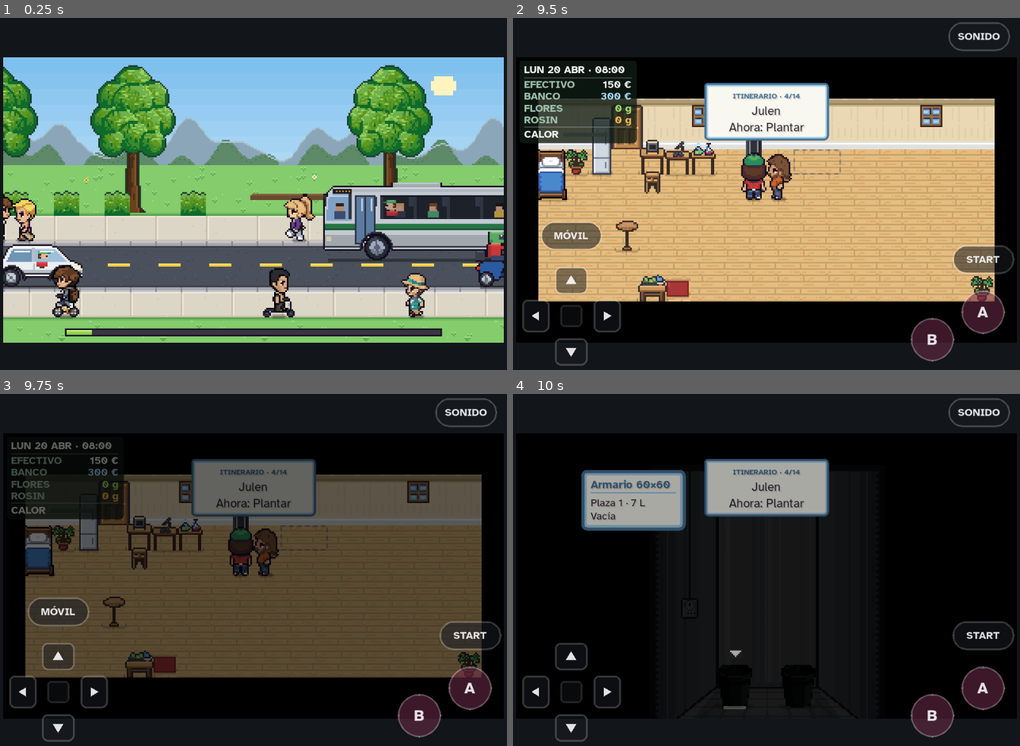
Above: before the commit, frames 1-4 (two rows, left to right).
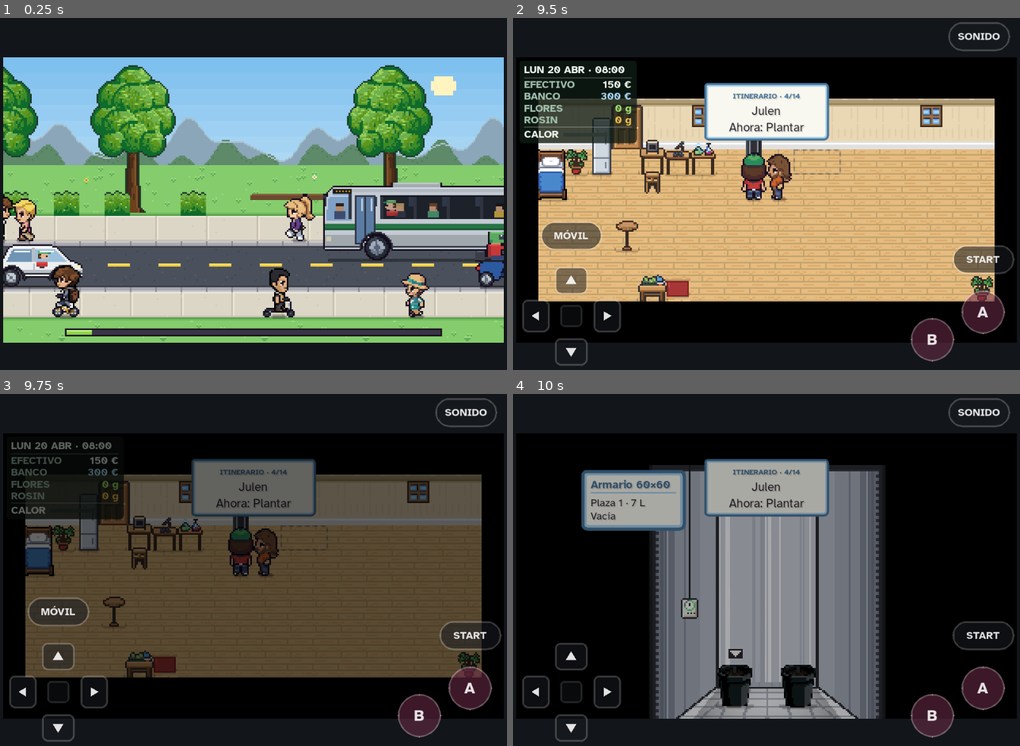
Above: after the commit, the same moments.

Repository: u0921985828-arch/Strainmon
Game: Godot game, scene res://juego.tscn
Same seed, same stepped clock (60 frames per second), same inputs: the game is played once before the commit and once after it.
Inputs (mouse positions are in pixels of both pictures, inside the frame that each line leads up to):
- Up to frame 1 (0.25 s): no input
- Up to frame 2 (9.5 s): tap Enter at 0.5 s; move the mouse to (878, 179) at 0.52 s; hold Right 0.53-1.25 s; tap Z at 0.6 s; click (878, 179) at 0.67 s; tap Space at 0.77, 3.77, 5.75, 6.77 s; drag from (665, 218) to (741, 274) at 1.27 s; move the mouse to (817, 116) at 2.02 s; hold Right 2.03-2.75 s; tap Keypad Enter at 2.1 s; drag from (741, 274) to (614, 141) at 2.77 s; move the mouse to (918, 257) at 3.52 s; hold Left 3.53-4.25 s; tap X at 3.6 s; drag from (614, 141) to (690, 106) at 4.27 s; move the mouse to (791, 201) at 5.02 s; hold Down 5.03-5.75 s; tap K at 5.1 s; click (791, 201) at 5.17 s; drag from (690, 106) to (665, 218) at 5.77 s; move the mouse to (878, 179) at 6.52 s; hold Up 6.53-7.25 s; tap M at 6.6 s; drag from (665, 218) to (741, 274) at 7.27 s; move the mouse to (817, 116) at 8.02 s; hold Down 8.03-8.75 s; tap P at 8.1 s; drag from (741, 274) to (614, 141) at 8.77 s
- Up to frame 3 (9.75 s): move the mouse to (405, 633) at 9.52 s; hold Up from 9.53 s (still down); tap Enter at 9.6 s; click (405, 633) at 9.67 s
- Up to frame 4 (10 s): keep holding Up; tap Space at 9.77 s

Frames 1-3 are identical in both runs. In frame 4, 27% of the frame differs, in the area x 27-73%, y 20-93%.

Commit message:
El foco por el temporizador: de noche, la carpa a oscuras
- Se quita la carpa a oscuras con el foco encendido (no gustó)
- Cultivo.foco_on/horas_luz: 18/6 de 6:00 a 24:00, 12/12 de 6:00 a 18:00, auto por la fase
- Vista C fuera de hora: sin haz, oscura (NOCHE_C), campana y piloto apagados; piso sin mancha
- tests/luz_carpa.gd (25) rehecha

Co-Authored-By: Claude Opus 5.5 <noreply@anthropic.com>
Claude-Session: https://claude.ai/code/session_01WWCwQsjgK3rvw6gQoSEGYZ

Diff:
--- a/ribera-verde/godot/src/arte.gd
+++ b/ribera-verde/godot/src/arte.gd
@@ -376,50 +376,6 @@
 	cache[k] = o
 	return o
 
-# lo que reflejan las paredes plateadas (con CAL): la distancia (en casillas de 8 vecinos) de cada píxel al haz de la luz L, en
-# escalones como el pixel art: en el haz, 1; a 3 px, .78; a 7, .62; a 12, .52; más lejos, amb (el shader de la vista C la usa)
-const REFLEJO := [[0, 1.0], [3, .78], [7, .62], [12, .52]]
-static func reflejo(L: Image, amb: float) -> Image:
-	var k := "refl|%d|%s" % [L.get_instance_id(), amb]
-	if cache.has(k):
-		return cache[k]
-	var W := L.get_width()
-	var H := L.get_height()
-	var d := PackedInt32Array()
-	d.resize(W * H)
-	for y in H:
-		for x in W:
-			d[y * W + x] = 0 if L.get_pixel(x, y).a8 else 9999
-	for y in H:   # dos pasadas de chaflán (Chebyshev)
-		for x in W:
-			var i := y * W + x
-			if x > 0: d[i] = mini(d[i], d[i - 1] + 1)
-			if y > 0:
-				d[i] = mini(d[i], d[i - W] + 1)
-				if x > 0: d[i] = mini(d[i], d[i - W - 1] + 1)
-				if x < W - 1: d[i] = mini(d[i], d[i - W + 1] + 1)
-	for y in range(H - 1, -1, -1):
-		for x in range(W - 1, -1, -1):
-			var i := y * W + x
-			if x < W - 1: d[i] = mini(d[i], d[i + 1] + 1)
-			if y < H - 1:
-				d[i] = mini(d[i], d[i + W] + 1)
-				if x < W - 1: d[i] = mini(d[i], d[i + W + 1] + 1)
-				if x > 0: d[i] = mini(d[i], d[i + W - 1] + 1)
-	var o := Image.create(W, H, false, Image.FORMAT_L8)
-	for y in H:
-		for x in W:
-			var v := amb
-			for e in REFLEJO:
-				if d[y * W + x] <= int(e[0]):
-					v = maxf(amb, float(e[1]))
-					break
-			o.set_pixel(x, y, Color(v, v, v))
-	if cache.size() > 1024:   # R7: tope
-		cache.clear()
-	cache[k] = o
-	return o
-
 # de dónde cuelga la campana (vcCuelga): la primera y la última columna con algo de su fila de arriba (las cuerdas de los LED) y esa fila
 const VC_CUERDA := Color8(28, 29, 34)
 const VC_POLEA := [Color8(58, 60, 68), Color8(122, 133, 132)]   # cuerpo y brillo de la rueda
--- a/ribera-verde/godot/src/cultivo.gd
+++ b/ribera-verde/godot/src/cultivo.gd
@@ -462,6 +462,27 @@
 			return true
 	return false
 
+# el foco encendido (con CAL, por el temporizador): con plantas vivas y dentro de sus horas de luz, desde las 6:00: 18/6 hasta las
+# 24:00 y 12/12 hasta las 18:00; en automático, 18/6 mientras ninguna florece y 12/12 en cuanto una pasa a floración. Sin CAL, como
+# el HTML: encendido siempre que haya plantas vivas
+const LUZ_DESDE := 6 * 60
+static func foco_on(S: Dictionary, ci: int) -> bool:
+	if not plantas_vivas(S, ci):
+		return false
+	if not Datos.CAL:
+		return true
+	return posmod(int(S.min) - LUZ_DESDE, 24 * 60) < horas_luz(S, ci) * 60
+
+static func horas_luz(S: Dictionary, ci: int) -> int:
+	var k := ciclo_de(S.carpas[ci])
+	if k == "auto":
+		var H := huecos(S)
+		for i in H.size():
+			if H[i].c == ci and i < S.pots.size() and S.pots[i] != null and not S.pots[i].get("dead") and plant_stage(S.pots[i]) >= 3:
+				return 12
+		return 18
+	return 12 if k == "flor" else 18
+
 # € de luz al día de la carpa ci con plantas (foco H_LUZ horas; extras, día y noche)
 static func luz_carpa(S: Dictionary, ci: int) -> int:
 	var D := Datos.carga()
--- a/ribera-verde/godot/src/pinta.gd
+++ b/ribera-verde/godot/src/pinta.gd
@@ -443,7 +443,7 @@
 		return
 	var m: Dictionary = J.MAPS[J.S.map]
 	for t in m.get("carpas", []):
-		if not J.plantas_vivas(t.ci):
+		if not Cultivo.foco_on(J.S, t.ci):
 			continue
 		var xc: int = (t.x0 + t.x1 + 1) * 8 - cam.x
 		var yb: int = t.y * 16 + 15 - cam.y
@@ -1039,7 +1039,7 @@
 	else:
 		var c := Procedural.carpa_mapa(t.t)
 		_img(c, xc - (c.get_width() >> 1), yb - c.get_height() + 1)
-	if J.plantas_vivas(t.ci):
+	if Cultivo.foco_on(J.S, t.ci):
 		var tipo: String = J.D.FOCOS[J.S.carpas[t.ci].foco].tipo
 		_rect(xc - 3, yb + 1, 6, 1, css(J.D.FOCO_LUZ[tipo] + ".6)"))
 
@@ -1694,7 +1694,7 @@
 		_img(cv, g.x0 - 1, g.yf + 2 - cv.get_height())
 	if c.get("goteo") and g.has("plata"):
 		_goteo()
-	for e in Vista.temporizador(g.tx, g.ty, Cultivo.ciclo_de(c), J.plantas_vivas(J.VC.ci)):
+	for e in Vista.temporizador(g.tx, g.ty, Cultivo.ciclo_de(c), Cultivo.foco_on(J.S, J.VC.ci)):
 		_rect(e[0], e[1], e[2], e[3], e[4])
 	if Cultivo.kit_de(c) != "":
 		var e := Procedural.extra34("filtro")
@@ -1781,7 +1781,7 @@
 
 # el cono de luz del foco encendido (dentro de la carpa): trapecio con degradado vertical, sumado ('lighter')
 func _cono() -> void:
-	if not J.plantas_vivas(J.VC.ci):
+	if not Cultivo.foco_on(J.S, J.VC.ci):
 		return
 	var D: Dictionary = J.D
 	var c: Dictionary = g.c
--- a/ribera-verde/godot/src/vista.gd
+++ b/ribera-verde/godot/src/vista.gd
@@ -22,25 +22,21 @@
 const SEL_TEMP := -2   # VC.sel del temporizador (1.10)
 const RUEDA := [[3, 0], [4, 0], [5, 1], [6, 2], [6, 3], [6, 4], [5, 5], [4, 6], [3, 6], [2, 6], [1, 5], [0, 4], [0, 3], [0, 2], [1, 1], [2, 0]]
 const VACIO := Color8(0x4a, 0x4a, 0x56)
-# con CAL, la carpa sin el baño de luz: lo que no ilumina el haz (ni reflejan las paredes cerca de él), a AMB; apagada, a AMB_OFF
-const AMB := .42
-const AMB_OFF := .16
+# con CAL, en las horas de noche del temporizador (Cultivo.foco_on), la carpa a oscuras: lo que se ve, a NOCHE_C
+const NOCHE_C := .16
 
 const OVERLAY := """// i18n-no
 shader_type canvas_item;
 uniform sampler2D pantalla : hint_screen_texture, filter_nearest;
 uniform float fuerza = 1.0;
-uniform float amb = 1.0;
-uniform sampler2D refl : filter_nearest;
+uniform float oscuro = 1.0;
 void fragment() {
 	vec4 s = texture(TEXTURE, UV);
 	vec3 b = texture(pantalla, SCREEN_UV).rgb;
 	vec3 m = 2.0 * b * s.rgb;
 	vec3 n = 1.0 - 2.0 * (1.0 - b) * (1.0 - s.rgb);
 	vec3 o = mix(m, n, step(vec3(0.5000001), b));
-	// con CAL: lo que no toca la luz, a oscuras; cerca del haz, lo que reflejan las paredes plateadas (refl: Arte.reflejo)
-	float k = amb < 1.0 ? max(texture(refl, UV).r, amb) : 1.0;
-	COLOR = vec4(mix(b, o, s.a * fuerza) * k, 1.0);
+	COLOR = vec4(mix(b, o, s.a * fuerza) * oscuro, 1.0);   // oscuro: la noche del temporizador (con CAL)
 }
 """
 
@@ -390,19 +386,16 @@
 	var ox := (sw - 240) >> 1
 	for n in [base, luz, encima]:
 		n.position = Vector2(ox, sh - 160)
-	var on := Cultivo.plantas_vivas(S, VC.ci)
+	var on := Cultivo.foco_on(S, VC.ci)
 	luz.visible = on and g.vc != null
-	luz.material.set_shader_parameter("amb", AMB if Datos.CAL else 1.0)
+	luz.material.set_shader_parameter("oscuro", 1.0)
 	if luz.visible:
 		luz.texture = Arte.tex("luz|%s|%s|%d|%d" % [g.c.t, g.vc.tipo, g.vc.foco.a, g.vc.fy], Arte.luz(g.c.t, g.vc))
 		luz.material.set_shader_parameter("fuerza", Datos.carga().LUZ_C.get(g.vc.tipo, [0, 1])[1])
-		if Datos.CAL:
-			luz.material.set_shader_parameter("refl", Arte.tex("refl|%s|%s|%d|%d" % [g.c.t, g.vc.tipo, g.vc.foco.a, g.vc.fy], Arte.reflejo(Arte.luz(g.c.t, g.vc), AMB)))
-	elif Datos.CAL and g.vc != null:   # apagada: la carpa entera a oscuras, sin haz
+	elif g.vc != null and Cultivo.plantas_vivas(S, VC.ci):   # la noche del temporizador: sin haz y a oscuras
 		luz.visible = true
-		luz.texture = Arte.tex("luz|negra", Image.create(240, 160, false, Image.FORMAT_RGBA8))
-		luz.material.set_shader_parameter("amb", AMB_OFF)
-		luz.material.set_shader_parameter("refl", Arte.tex("refl|negra", Image.create(240, 160, false, Image.FORMAT_L8)))
+		luz.texture = Arte.tex("luz|vacia", Image.create(240, 160, false, Image.FORMAT_RGBA8))
+		luz.material.set_shader_parameter("oscuro", NOCHE_C)
 	base.queue_redraw()
 	encima.queue_redraw()
 
@@ -413,7 +406,7 @@
 		return
 	base.draw_texture(Arte.tex("pared|" + g.c.t, Arte.fondo(g.c.t, g.vc, "pared")), Vector2.ZERO)
 	var c: Dictionary = g.c
-	for e in temporizador(g.tx, g.ty, Cultivo.ciclo_de(c), Cultivo.plantas_vivas(S, VC.ci)):
+	for e in temporizador(g.tx, g.ty, Cultivo.ciclo_de(c), Cultivo.foco_on(S, VC.ci)):
 		base.draw_rect(Rect2(e[0], e[1], e[2], e[3]), e[4])
 	var D := Datos.carga()
 	var xr: int = g.vc.xl + g.vc.w
@@ -545,7 +538,7 @@
 	if g.is_empty() or g.vc == null:
 		return
 	var D := Datos.carga()
-	var on := Cultivo.plantas_vivas(S, VC.ci)
+	var on := Cultivo.foco_on(S, VC.ci)
 	var fc := Arte.foto(g.vc.foco.n)
 	var im := fc if on else Arte.apagado(fc)
 	# la campana, con la boca en fy; bajada, cuelga de dos poleas del techo (poleas) y luego se pinta ella
--- a/ribera-verde/godot/tests/luz_carpa.gd
+++ b/ribera-verde/godot/tests/luz_carpa.gd
@@ -1,7 +1,6 @@
-# Landrace Hunters (Godot) — la carpa por dentro con la luz de verdad (lo pidió el usuario: «el sprite de la carpa por dentro está
-# iluminado completo y debería estar iluminado únicamente lo que ilumina la luz y lo que reflejan las paredes»), con Datos.CAL.
-# Cada escena del oráculo, pintada sin CAL (como el HTML) y con CAL: fuera del haz y lejos de él, oscuro; dentro del haz, igual de
-# claro que antes; cerca del haz, entre medias (el reflejo); apagada, toda a oscuras salvo la campana.
+# Landrace Hunters (Godot) — el foco, encendido por el temporizador (lo pidió el usuario: «cuando esté en 12 h y esté a oscuras se
+# tiene que ver a oscuras»), con Datos.CAL. Cultivo.foco_on: desde las 6:00, 18 h (18/6) o 12 h (12/12; en automático, en cuanto
+# una florece). En la vista C: en sus horas de luz, igual que antes (y que sin CAL); en las de noche, la carpa a oscuras, sin haz.
 #   xvfb-run … --rendering-driver opengl3 --script res://tests/luz_carpa.gd -- --sin-arranque [--pintar <dir>]
 extends SceneTree
 
@@ -40,7 +39,7 @@
 	S.gen = e.get("gen", {})
 	return S
 
-func pinta(e: Dictionary, cal: bool) -> Image:
+func pinta(S: Dictionary, cal: bool) -> Image:
 	Datos.CAL = cal
 	var sv := SubViewport.new()
 	sv.size = Vector2i(240, 160)
@@ -49,7 +48,7 @@
 	root.add_child(sv)
 	var v = Vista.new()
 	sv.add_child(v)
-	v.pinta(estado(e), {"ci": 0, "sel": -9}, float(e.now))
+	v.pinta(S, {"ci": 0, "sel": -9}, 0.0)
 	for n in 3:
 		await RenderingServer.frame_post_draw
 	var im := sv.get_texture().get_image()
@@ -67,57 +66,64 @@
 		t += lum(im.get_pixel(p.x, p.y))
 	return t / maxf(1, P.size())
 
+func distintos(a: Image, b: Image) -> int:
+	var n := 0
+	for y in 160:
+		for x in 240:
+			if a.get_pixel(x, y) != b.get_pixel(x, y):
+				n += 1
+	return n
+
+func con(e: Dictionary, ciclo: String, h: int) -> Dictionary:
+	var S := estado(e)
+	S.carpas[0].ciclo = ciclo
+	S.min = h * 60
+	return S
+
 func _corre() -> void:
 	var O = JSON.parse_string(FileAccess.get_file_as_string("res://tests/oraculo.json"))
 	var dir := arg("--pintar")
+	# las horas: 18/6 de 6:00 a 24:00, 12/12 de 6:00 a 18:00, automático por la fase
+	Datos.CAL = true
+	var e0: Dictionary = O.escenas.filter(func(x): return x.k == "m100-flor")[0]
+	for c in [["veg", 5, false], ["veg", 6, true], ["veg", 23, true], ["veg", 0, false], ["flor", 6, true], ["flor", 17, true], ["flor", 18, false], ["flor", 3, false]]:
+		ok("%s a las %d: %s" % c, Cultivo.foco_on(con(e0, c[0], c[1]), 0) == c[2])
+	var fl := false
+	var S0 := con(e0, "auto", 20)
+	for p in S0.pots:
+		if p and not p.get("dead") and Cultivo.plant_stage(p) >= 3:
+			fl = true
+	ok("auto con una en flor: 12 h", Cultivo.horas_luz(S0, 0) == (12 if fl else 18))
+	var v := con(e0, "auto", 20)
+	for p in v.pots:
+		if p:
+			p.prog = .5
+	ok("auto sin ninguna en flor: 18 h", Cultivo.horas_luz(v, 0) == 18 and Cultivo.foco_on(v, 0))
+	Datos.CAL = false
+	ok("sin CAL, como el HTML: con plantas, siempre", Cultivo.foco_on(con(e0, "flor", 3), 0))
 	for e in O.escenas:
 		if e.html == null:
 			continue
 		var S := estado(e)
 		var g = Vista.geo(S, 0)
-		if g.vc == null:
+		if g.vc == null or not Cultivo.plantas_vivas(S, 0):
 			continue
-		var on := Cultivo.plantas_vivas(S, 0)
-		var a: Image = await pinta(e, false)
-		var b: Image = await pinta(e, true)
+		var a: Image = await pinta(con(e, "flor", 12), false)
+		var dia: Image = await pinta(con(e, "flor", 12), true)
+		var noche: Image = await pinta(con(e, "flor", 22), true)
 		if dir != "":
 			var j := Image.create(484, 160, false, Image.FORMAT_RGBA8)
-			j.blit_rect(a, Rect2i(0, 0, 240, 160), Vector2i.ZERO)
-			j.blit_rect(b, Rect2i(0, 0, 240, 160), Vector2i(244, 0))
+			j.blit_rect(dia, Rect2i(0, 0, 240, 160), Vector2i.ZERO)
+			j.blit_rect(noche, Rect2i(0, 0, 240, 160), Vector2i(244, 0))
 			j.resize(484 * 3, 480, Image.INTERPOLATE_NEAREST)
 			j.save_png(dir.path_join("luz-%s.png" % e.k))
-		# la máscara del haz: dentro (alfa), lejos (a más de 12 px de cualquier píxel del haz) y la pared (lo que no es negro sin CAL)
-		var M = Arte.luz(g.c.t, g.vc) if on else null
-		var dentro := []
-		var lejos := []
-		var todo := []
+		var P := []
 		for y in range(0, 160, 2):
 			for x in range(0, 240, 2):
-				if lum(a.get_pixel(x, y)) < .04:
-					continue
-				todo.append(Vector2i(x, y))
-				if M == null:
-					continue
-				if M.get_pixel(x, y).a8:
-					dentro.append(Vector2i(x, y))
-					continue
-				var cerca := false
-				for dy in range(-12, 13, 3):
-					for dx in range(-12, 13, 3):
-						var X := x + dx
-						var Y := y + dy
-						if X >= 0 and X < 240 and Y >= 0 and Y < 160 and M.get_pixel(X, Y).a8:
-							cerca = true
-				if not cerca:
-					lejos.append(Vector2i(x, y))
-		if on:
-			ok("%s: hay haz y sitio a oscuras" % e.k, dentro.size() > 50 and lejos.size() > 50)
-			ok("%s: lejos del haz, oscuro (≤ 55 %% de antes)" % e.k, media(b, lejos) <= .55 * media(a, lejos))
-			ok("%s: dentro del haz, igual de claro (≥ 92 %% de antes)" % e.k, media(b, dentro) >= .92 * media(a, dentro))
-			ok("%s: el haz destaca (≥ 1,8 × lo de lejos)" % e.k, media(b, dentro) >= 1.8 * media(b, lejos))
-		else:
-			ok("%s: apagada, a oscuras (≤ 25 %% de antes)" % e.k, media(b, todo) <= .25 * media(a, todo))
-	# sin CAL, como el HTML: la pared tal cual (la prueba C2 de prueba.gd lo compara píxel a píxel)
+				if lum(a.get_pixel(x, y)) > .04:
+					P.append(Vector2i(x, y))
+		ok("%s: de día, igual que sin CAL" % e.k, distintos(a, dia) == 0)
+		ok("%s: de noche, a oscuras (≤ 25 %%)" % e.k, media(noche, P) <= .25 * media(dia, P))
 	Datos.CAL = true
 	for f in fallos:
 		print("FALLO  ", f)
Not shown, changed: ribera-verde/CHANGELOG.md
Not shown, changed: ribera-verde/CLAUDE.md
